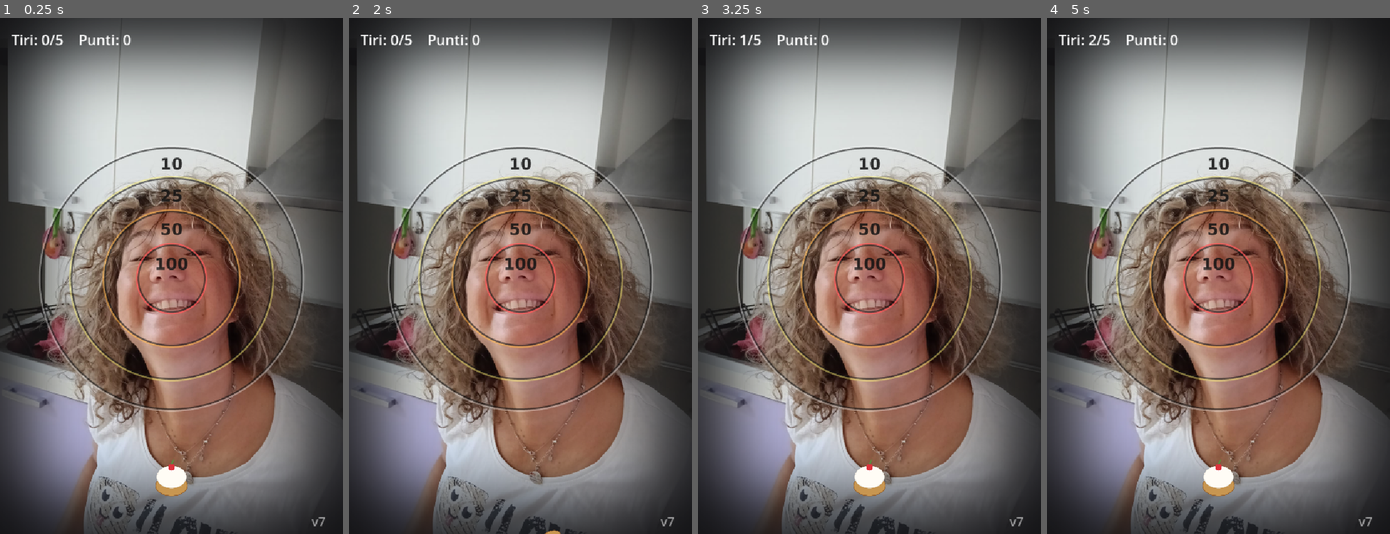
Above: before the commit, frames 1-4 (left to right).
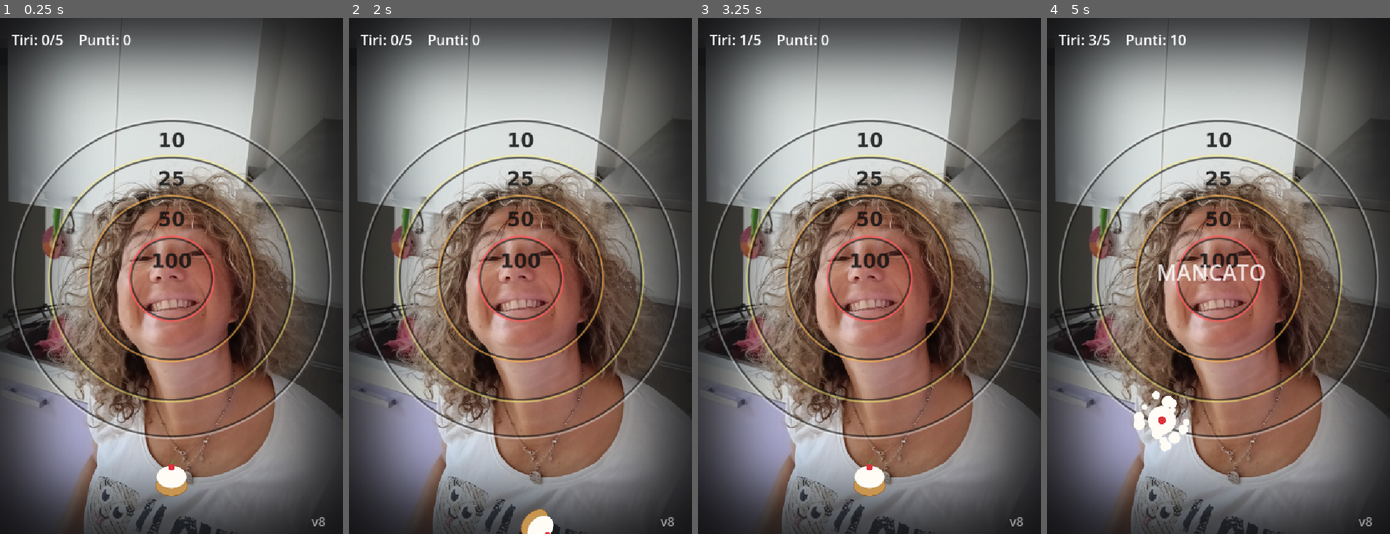
Above: after the commit, the same moments.

Repository: nicolaregge-pulse/corso-godot
Game: Godot game, scene res://main.tscn
The game is run twice, just before and just after one commit, with the same random seed, the same clock (stepped at 60 frames per second) and the same inputs.
Inputs (mouse positions are in pixels of both pictures, inside the frame that each line leads up to):
- Up to frame 1 (0.25 s): no input
- Up to frame 2 (2 s): tap Enter (ui_accept) at 0.5, 0.77, 1.25 s; move the mouse to (595, 250) at 0.52 s; click (595, 250) at 0.67 s; drag from (451, 301) to (503, 379) at 1.27 s
- Up to frame 3 (3.25 s): move the mouse to (903, 162) at 2.02 s; click (903, 162) at 2.17 s; drag from (852, 379) to (766, 198) at 2.77 s
- Up to frame 4 (5 s): move the mouse to (1321, 353) at 3.52 s; click (1321, 353) at 3.67 s; tap Enter (ui_accept) at 3.77 s; drag from (1115, 198) to (1167, 147) at 4.27 s

The runs differ from the first frame. In frame 1, 9.3% of the frame differs, in the area x 3-97%, y 19-99%; in frame 2, 9.7%; in frame 3, 9.3%; in frame 4, 11%, in the area x 3-97%, y 3-99%.

Commit message:
Torta v8: bersaglio piu' grande + sensibilita' piu' bassa
Ingrandito il bersaglio (half 350) e abbassata FORZA_TIRO a 0.5: cosi' la
zona centrale e' molto piu' ampia e serve un tiro davvero forte per andare
oltre. Etichetta v8.

Co-Authored-By: Claude Opus 4.8 <noreply@anthropic.com>
Claude-Session: https://claude.ai/code/session_01Vq5FU5TvjomBhpm5HhNzUc

Diff:
--- a/torta-in-faccia/main.gd
+++ b/torta-in-faccia/main.gd
@@ -8,7 +8,7 @@
 
 # ===== FALLO TUO =====
 const TIRI_TOTALI: int = 5
-const FORZA_TIRO: float = 0.85       # sensibilita': quanto conta la velocita' della strisciata
+const FORZA_TIRO: float = 0.5        # sensibilita': quanto conta la velocita' della strisciata
 const TIRO_MAX: float = 1650.0       # velocita' massima del tiro
 const GRAVITA: float = 1600.0
 # =====================
@@ -47,7 +47,7 @@
 	var sfondo_tex: Texture2D = load("res://sfondo.png")
 	var bersaglio_tex: Texture2D = load("res://bersaglio.png")
 	centro = Vector2(vp.x * 0.5, vp.y * 0.505)
-	half = 290.0
+	half = 350.0
 	r100 = 0.258 * half
 	r50 = 0.50 * half
 	r25 = 0.742 * half
@@ -83,7 +83,7 @@
 	rigiocaVar.pressed.connect(_ricomincia)
 	rigiocaVar.visible = false
 	var ver: Label = Label.new()
-	ver.text = "v7"
+	ver.text = "v8"
 	ver.add_theme_font_size_override("font_size", 26)
 	ver.modulate = Color(1, 1, 1, 0.55)
 	ver.position = Vector2(vp.x - 66.0, vp.y - 44.0)
Not shown, changed: docs/torta/index.html
Not shown, changed: docs/torta/index.pck
